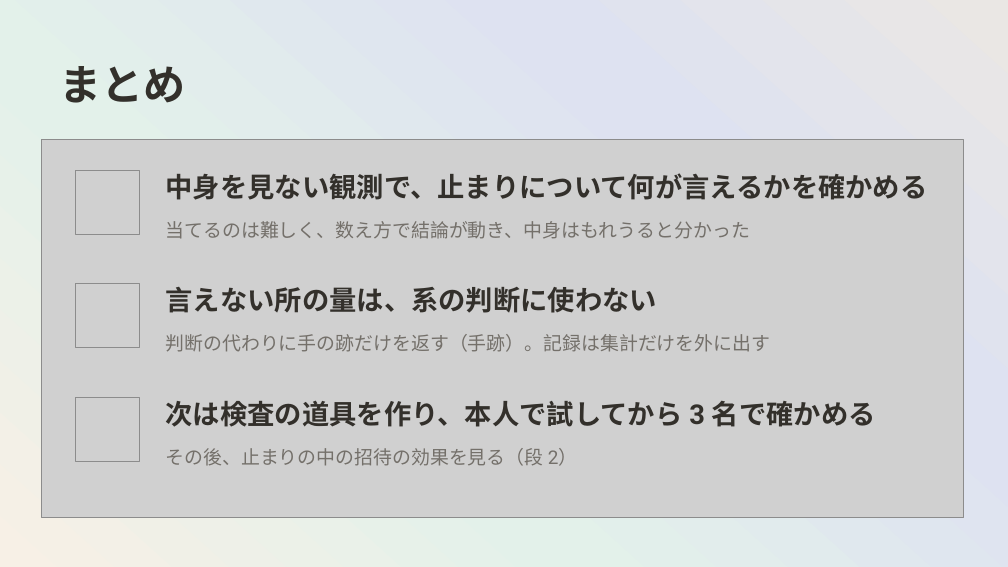
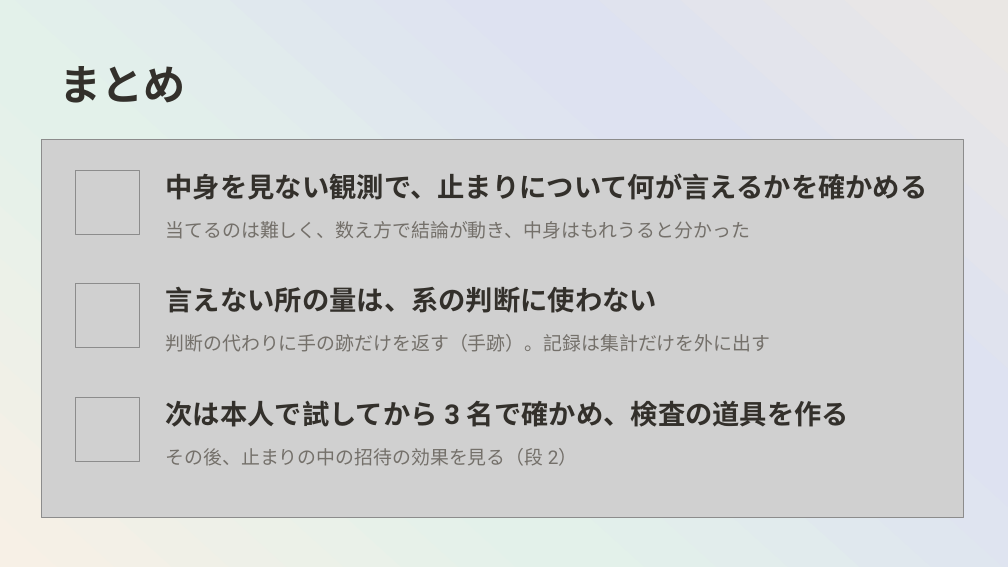
Before and after one commit to mikotomiura/GSE-prototype, a slide deck: slide 19 of docs/slides/project-overview/GSE_project_overview.pptx. Drawn at 1008x567 pixels with LibreOffice and Linux fonts; fonts in the diff are those of the drawing; grey boxes stand for pictures; background and template pictures are left out. Boxes give left, top, right and bottom in pixels: in the first picture for what was removed or moved away, otherwise in the second. Text is boxed around its words. In the diff, an @@ line names an element or a change of style, - is before the commit and + after.

```diff
--- a/docs/slides/project-overview/GSE_project_overview.pptx
+++ b/docs/slides/project-overview/GSE_project_overview.pptx
@@ text at [166,400,849,427]: text changed @@
-次は検査の道具を作り、本人で試してから 3 名で確かめる
+次は本人で試してから 3 名で確かめ、検査の道具を作る
```
Also in this commit, not shown: 11 other files.
